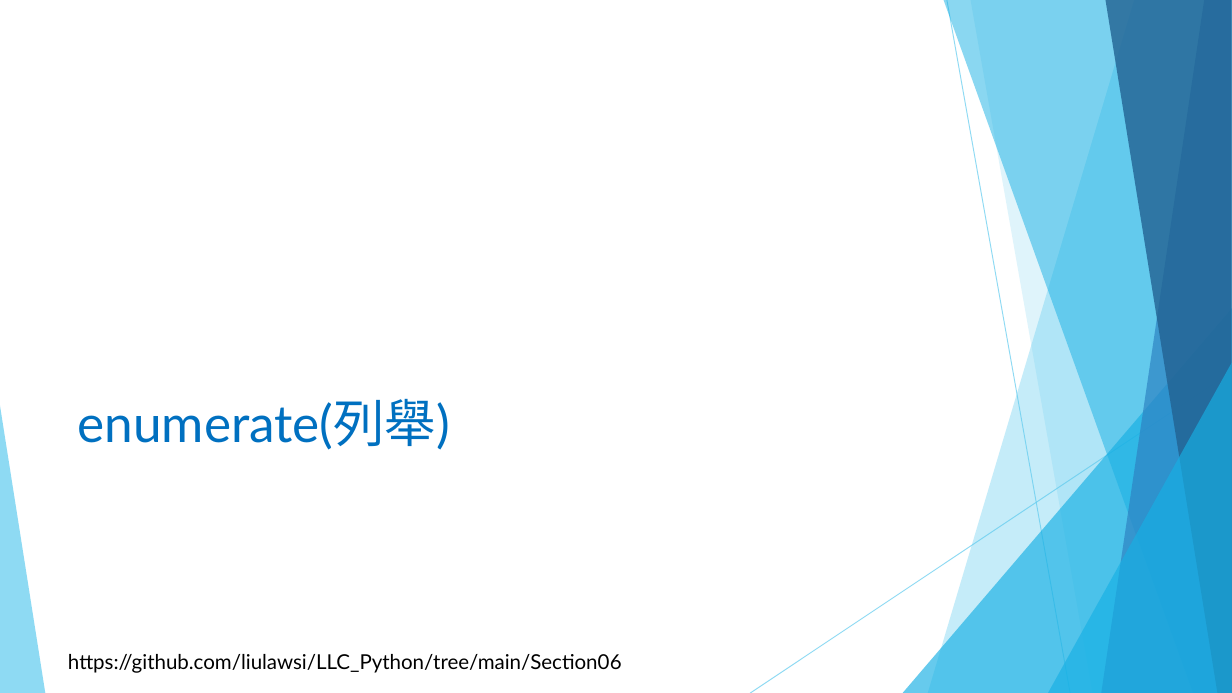
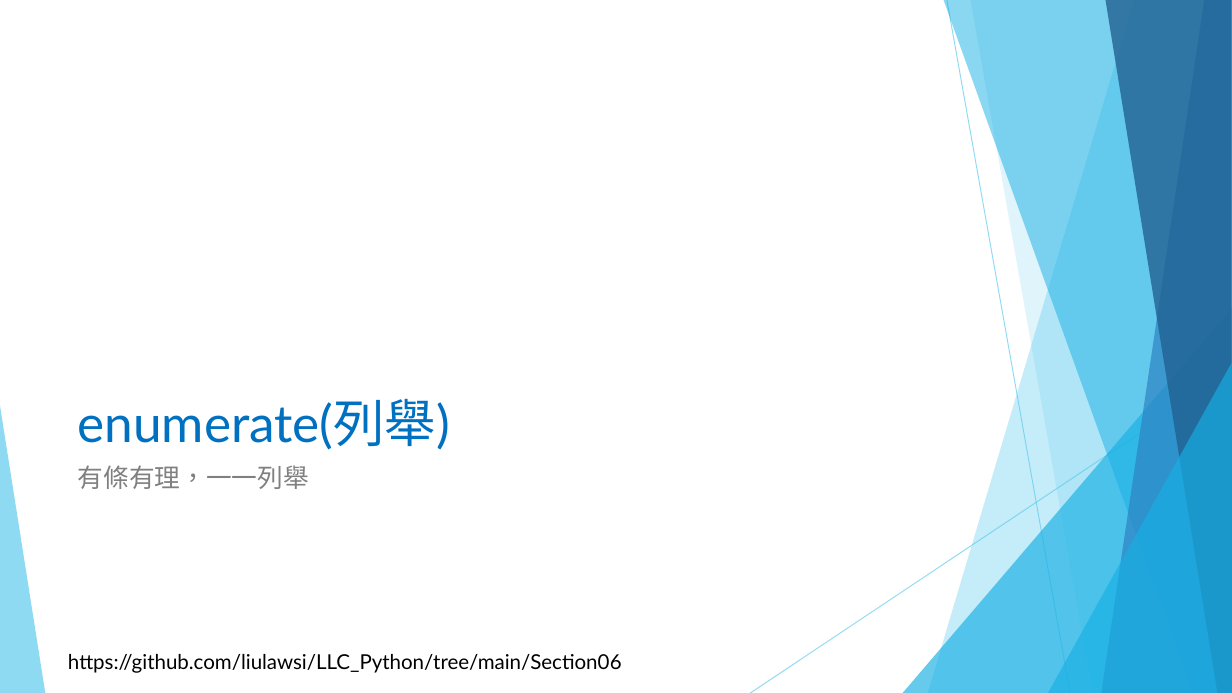
Before and after one commit to liulawsi/My_PPTs, a slide deck: slide 43 of LCC/Python/06_串列(List)一定要認識.pptx. Drawn at 1232x693 pixels with LibreOffice and Linux fonts; fonts in the diff are those of the drawing; background and template pictures are left out. Boxes give left, top, right and bottom in pixels: in the first picture for what was removed or moved away, otherwise in the second. Text is boxed around its words. In the diff, an @@ line names an element or a change of style, - is before the commit and + after.

```diff
--- a/LCC/Python/06_串列(List)一定要認識.pptx
+++ b/LCC/Python/06_串列(List)一定要認識.pptx
@@ text added at [78, 465, 309, 489], 20 pt, text #808080 @@
+有條有理，一一列舉
```
Also in this commit, not shown: 1 other slide changed, 3 slides added, 1 other file.
